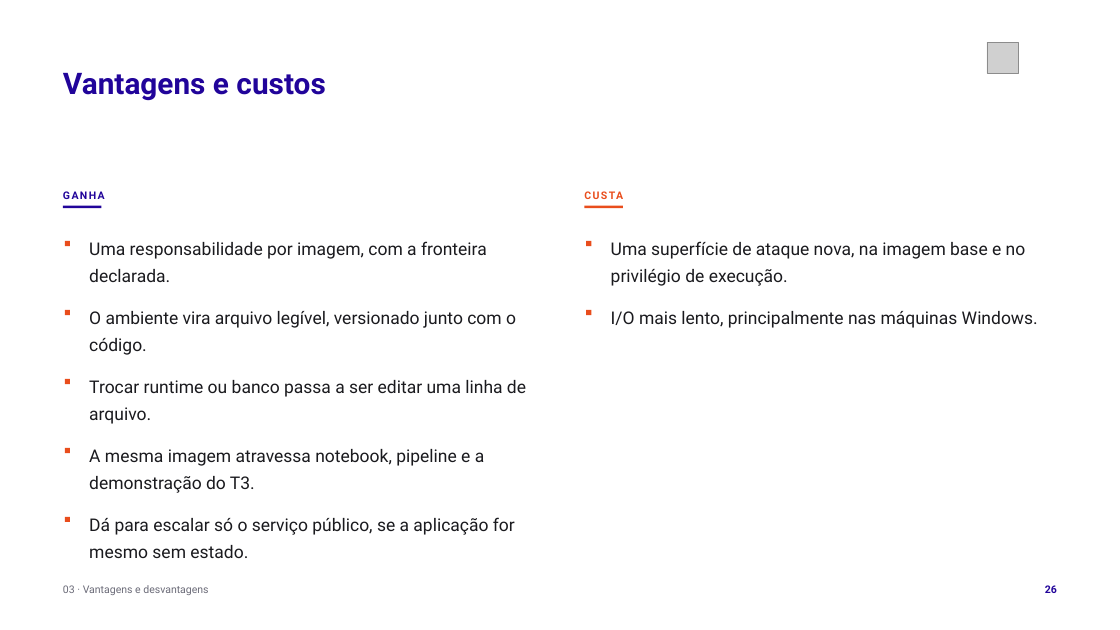
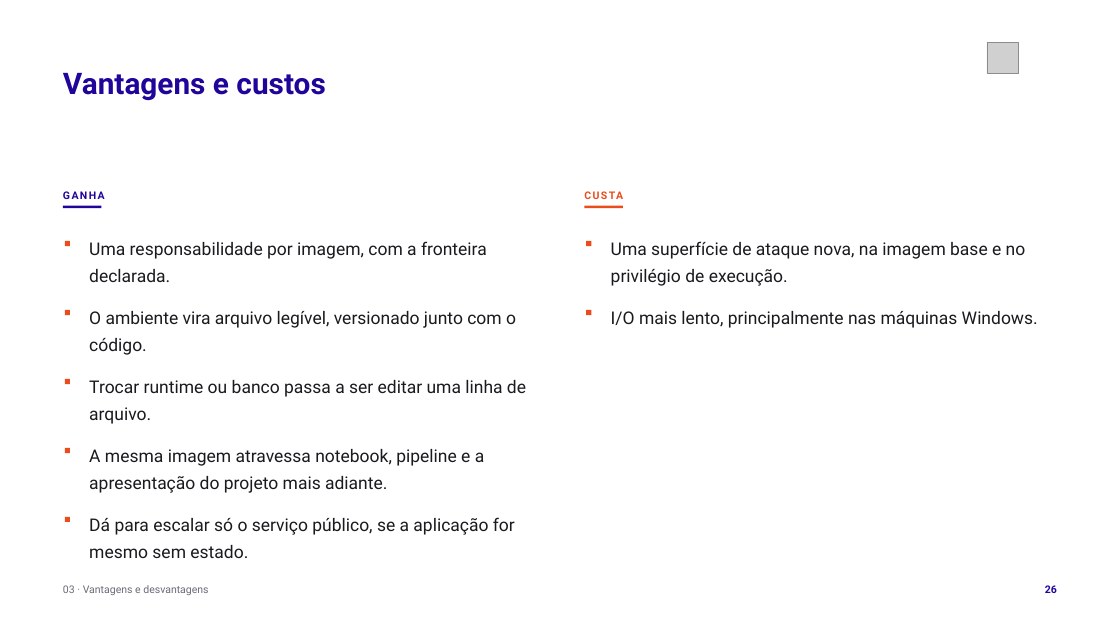
Before and after one commit to tcpassos/invite-app, a slide deck: slide 26 of trabalhos/T1-Docker-Invite-People.pptx. Drawn at 1120x630 pixels with LibreOffice and Linux fonts; fonts in the diff are those of the drawing; grey boxes stand for pictures. Boxes give left, top, right and bottom in pixels: in the first picture for what was removed or moved away, otherwise in the second. Text is boxed around its words. In the diff, an @@ line names an element or a change of style, - is before the commit and + after.

```diff
--- a/trabalhos/T1-Docker-Invite-People.pptx
+++ b/trabalhos/T1-Docker-Invite-People.pptx
@@ text at (x1=89, y1=449, x2=484, y2=493): text changed @@
-A mesma imagem atravessa notebook, pipeline e a demonstração do T3.
+A mesma imagem atravessa notebook, pipeline e a apresentação do projeto mais adiante.
```
Also in this commit, not shown: 4 other slides changed, 8 other files.
